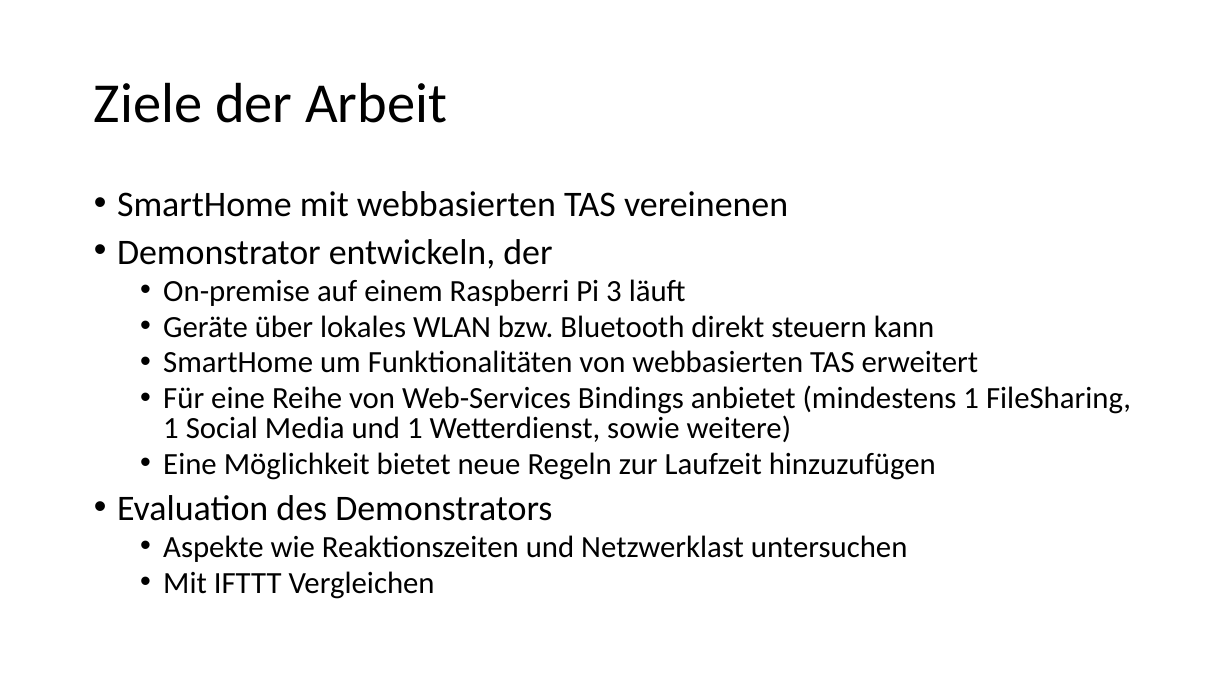
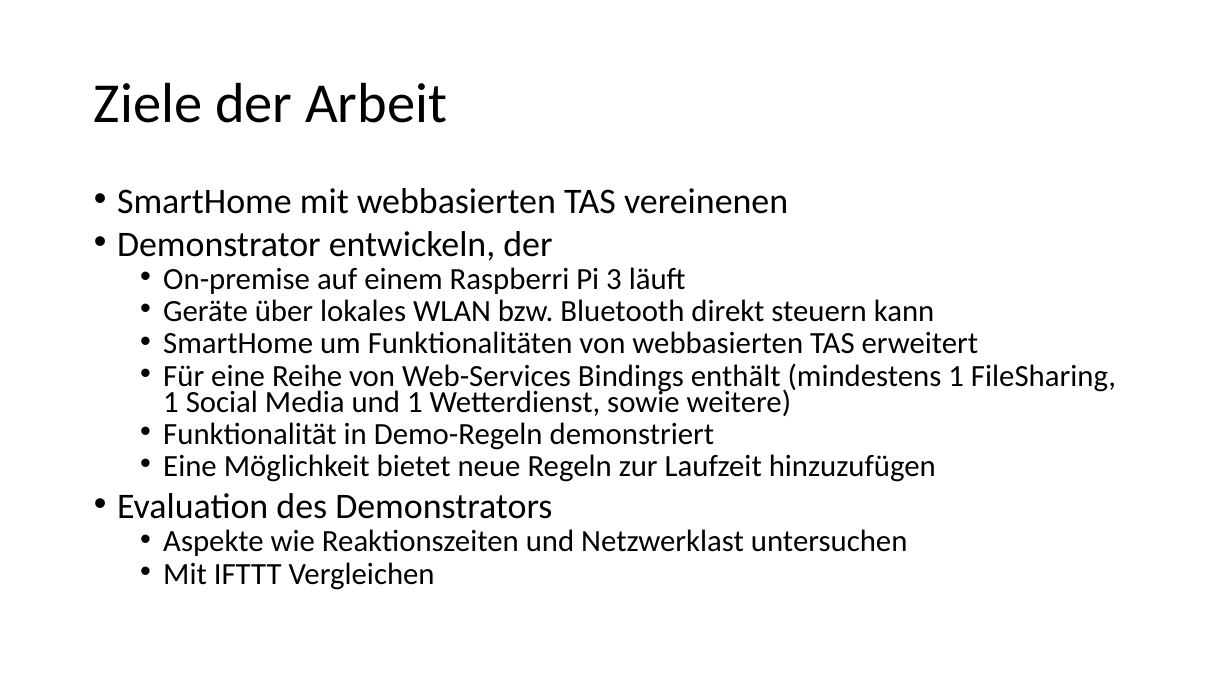
Before and after one commit to WarZealot/master, a slide deck: slide 13 of Master-Arbeit/Vortrag/Master-Arbeit.odp (slide 11 before the commit). Drawn at 1232x693 pixels with LibreOffice and Linux fonts; fonts in the diff are those of the drawing. Boxes give left, top, right and bottom in pixels: in the first picture for what was removed or moved away, otherwise in the second. Text is boxed around its words. In the diff, an @@ line names an element or a change of style, - is before the commit and + after.

```diff
--- a/Master-Arbeit/Vortrag/Master-Arbeit.odp
+++ b/Master-Arbeit/Vortrag/Master-Arbeit.odp
@@ text at (117, 188, 979, 590): line spacing 0.8 to 0.7 @@
@@ text at (163, 363, 1116, 450): text changed @@
-  • Für eine Reihe von Web-Services Bindings anbietet (mindestens 1 FileSharing, 1 Social Media und 1 Wetterdienst, sowie weitere)
+  • Für eine Reihe von Web-Services Bindings enthält (mindestens 1 FileSharing, 1 Social Media und 1 Wetterdienst, sowie weitere)
+  • Funktionalität in Demo-Regeln demonstriert
```
Also in this commit, not shown: 7 other slides changed, 4 slides added, 3 other files.
